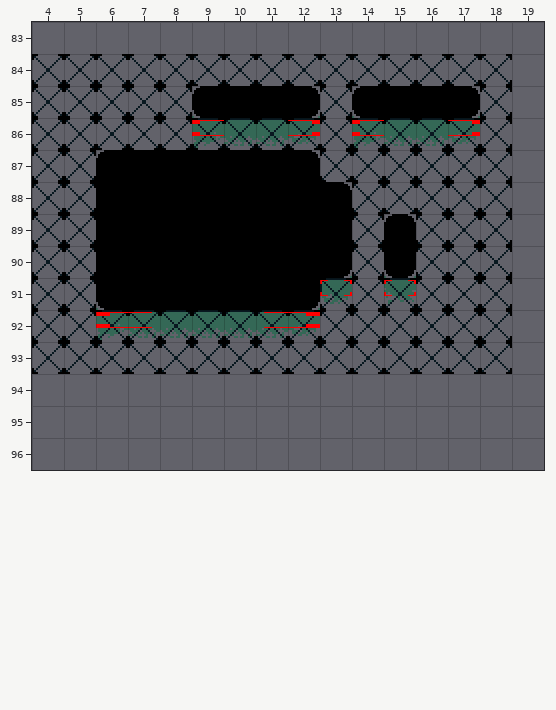
Two states of a Tiled map (JSON), assets/maps/debug.json. The first picture shows the starting point.
Cells are 16x16 px. Shown: x 4..19, y 83..96.
Now the later version:
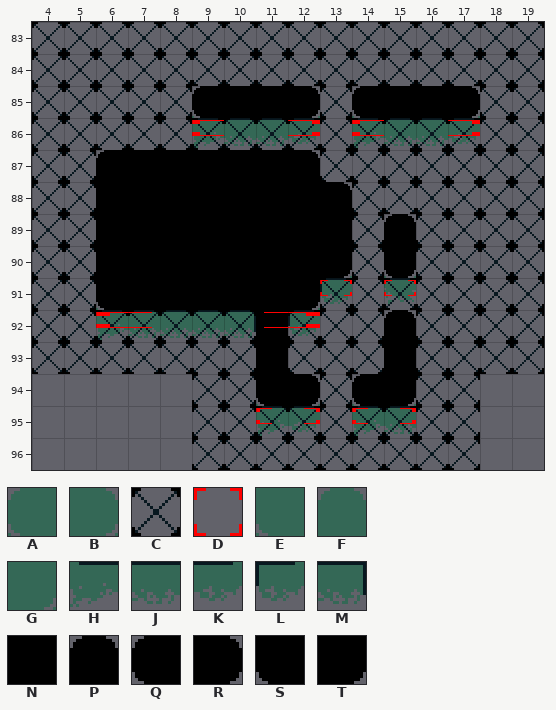
Key: from "main": A 3, B 4, C 5, D 6, E 10, F 11, G 12, H 13, J 14, K 15, L 25, M 26, N 32, P 33, Q 34, R 35, S 40, T 41.
_ is an empty cell.
Objects are placed by their top-left corner, in cells (3,4 is the top-left corner of cell 3,4); size is 1x1 cell unless given.
Change:
Layer "tiles":
Tile J gives way to one hidden under a higher layer in row 92 at x 11.
There is now tile A in row 94 at x 14.
There is now tile B in row 94 at x 12.
There is now tile E in row 94 at x 11.
There is now tile F in row 92 at x 15.
There is now tile G in row 94 at x 15.
There is now tile H in row 95 at x 11 and 14.
There is now tile J in row 95 at x 15.
There is now tile K in row 95 at x 12.
The edit turns tile K into tile L in row 92 at x 12.
The edit turns tile J into tile M in row 92 at x 10.
Layer "collision":
There is now tile C in row 83 at x 4 to 19; in rows 84 to 93 at x 19; in row 94 at x 9 to 10, 13 and 16 to 17; in rows 95 to 96 at x 9 to 17.
The author cleared tile C in rows 92 to 93 at x 11 and 15.
Layer "mask":
There is now tile N in row 92 at x 11; in row 93 at x 11 and 15.
There is now tile P in row 92 at x 15.
There is now tile Q in row 94 at x 14.
There is now tile R in row 94 at x 12.
There is now tile S in row 94 at x 11.
There is now tile T in row 94 at x 15.
Layer "objects":
A new object: D "islandParticles" at 11,95.1 size 2x0.5.
A new object: D "islandParticles" at 14,95.1 size 2x0.5.
Changed places in both pictures, as pixel boxes (x1, y1, x2, y2):
changed: (32, 22, 544, 470)
